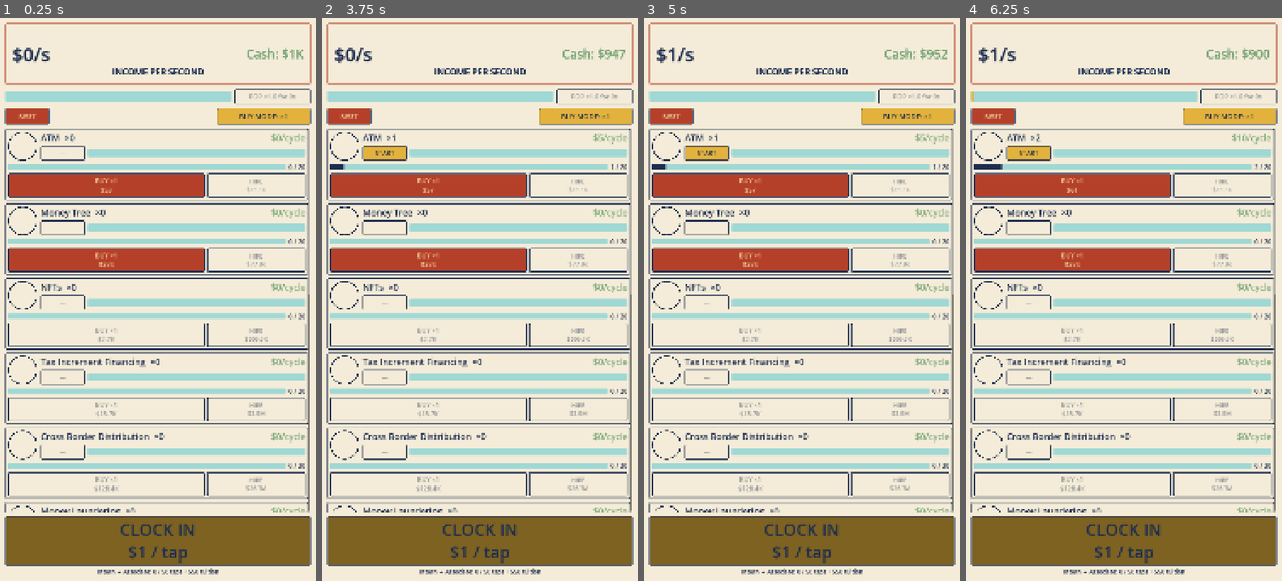
Above: before the commit, frames 1-4 (left to right).
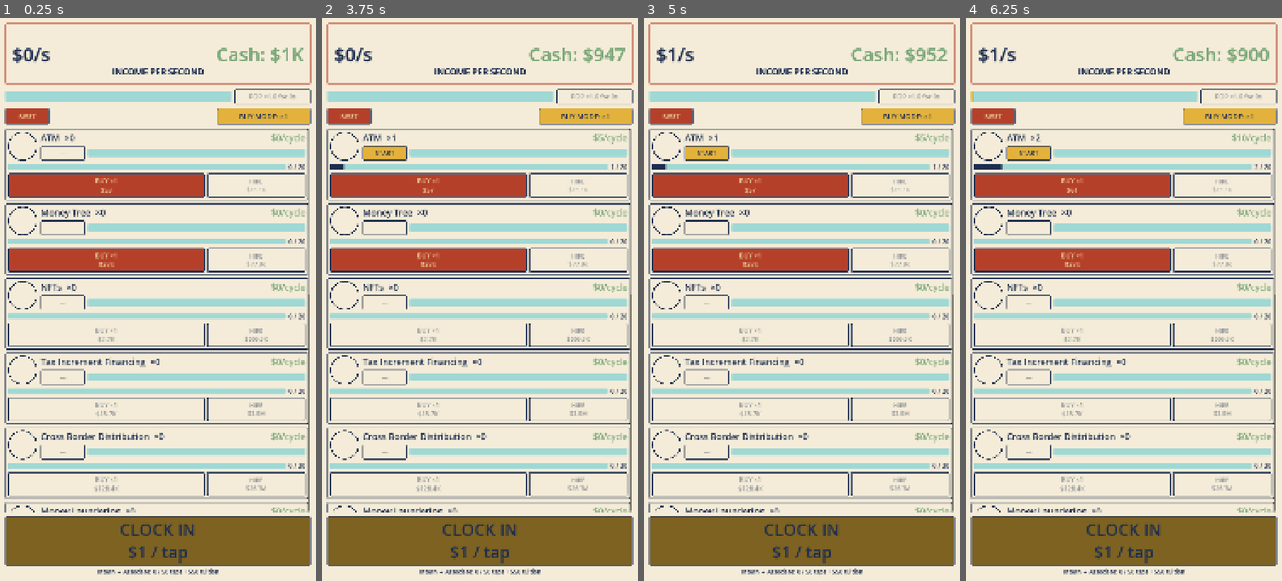
Above: after the commit, the same moments.

Repository: TimGoergen/american-tycoon
Game: Godot game, scene res://Main.tscn
Same seed, same stepped clock (60 frames per second), same inputs: the game is played once before the commit and once after it.
Inputs:
- Up to frame 1 (0.25 s): no input
- Up to frame 2 (3.75 s): click "BUY MODE: ×1" at 0.5 s; click "BUY MODE: ×10" at 1.25 s; click "BUY MODE: ×100" at 2 s; click "BUY MODE: MAX" at 2.75 s; click "BUY ×1 $53" at 3.5 s
- Up to frame 3 (5 s): click "START" at 4.25 s
- Up to frame 4 (6.25 s): click "START" at 5 s; click "BUY ×1 $57" at 5.75 s

The runs differ from the first frame. In frame 1, 0.3% of the frame differs, in the area x 68-96%, y 5-9%; in frame 2, 0.4%, in the area x 65-96%, y 5-9%; in frame 3, 0.4%; in frame 4, 0.4%.

Commit message:
Match cash-on-hand font size to income/sec
The hero stat showed cash at 42px against income/sec at 64px. Tie cash to INCOME_FONT_SIZE so the two read at the same size and stay matched if retuned.

Co-Authored-By: Claude Opus 4.8 <noreply@anthropic.com>

Diff:
--- a/game/scripts/ui/HeroStat.gd
+++ b/game/scripts/ui/HeroStat.gd
@@ -20,7 +20,9 @@
 # Type sizes (art direction, not game tuning). Large for at-a-glance reading; the
 # matching-color outline fakes a bold weight until real bold fonts arrive in M3.
 const INCOME_FONT_SIZE := 64
-const CASH_FONT_SIZE := 42
+# Cash on hand reads at the same size as income/sec (Tim's call) — kept tied to
+# INCOME_FONT_SIZE so the two stay matched if that value is ever retuned.
+const CASH_FONT_SIZE := INCOME_FONT_SIZE
 const CAPTION_FONT_SIZE := 30
 const INCOME_BOLD := 3
 const CASH_BOLD := 2
